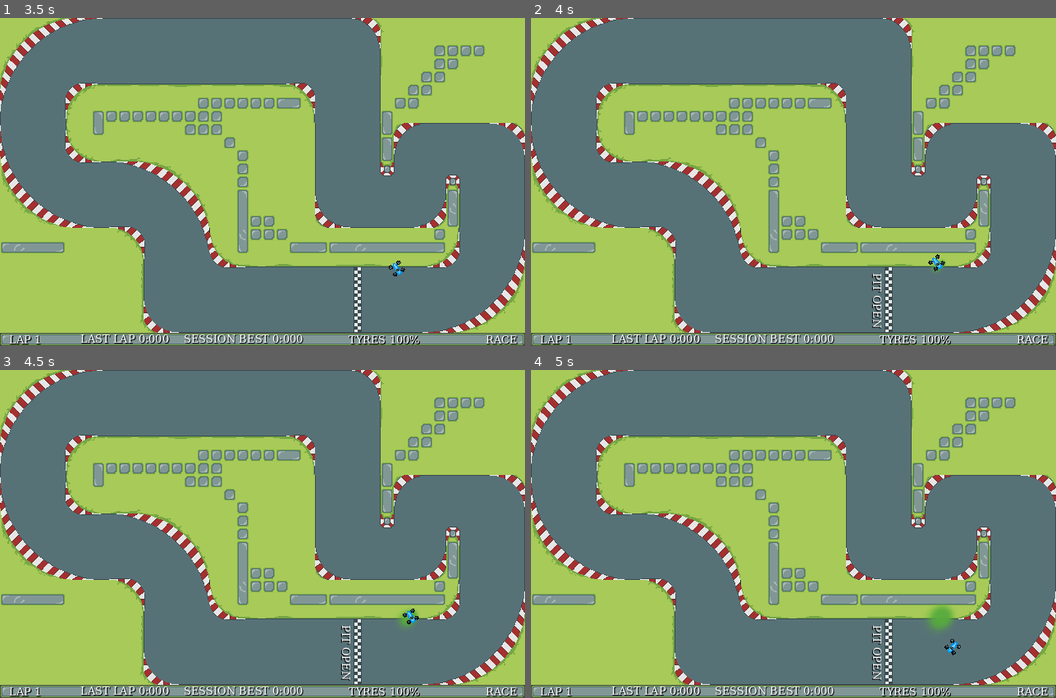
Above: before the commit, frames 1-4 (two rows, left to right).
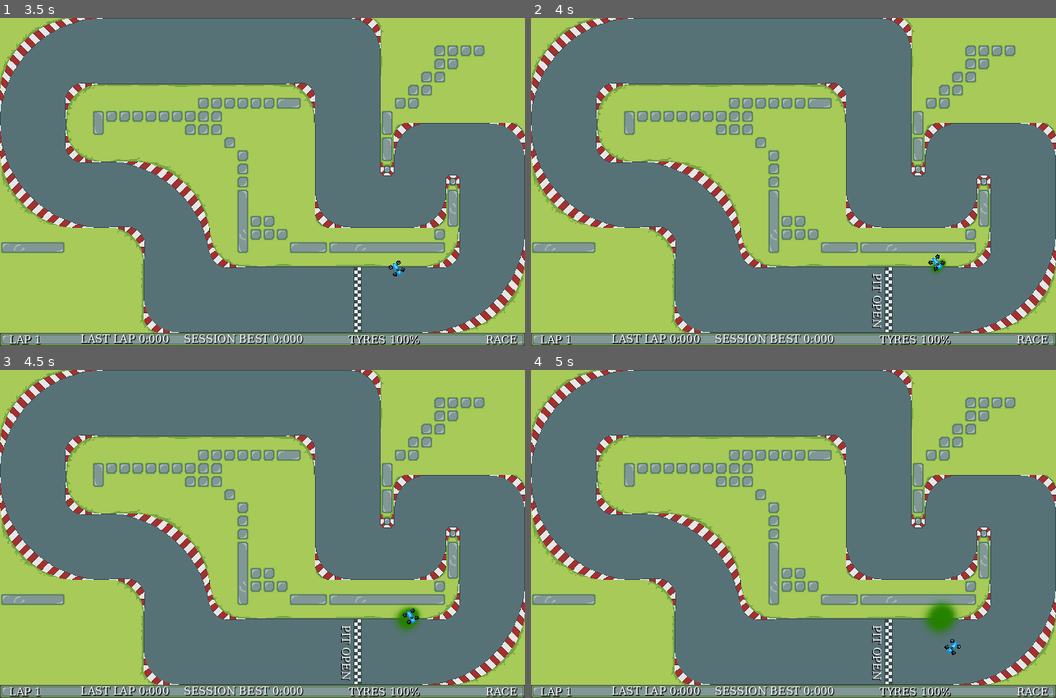
Above: after the commit, the same moments.

Repository: itjope/slide-on-slicks
Game: Godot game, scene res://world.tscn
The game is run twice, just before and just after one commit, with the same random seed, the same clock (stepped at 60 frames per second) and the same inputs.
Inputs:
- Up to frame 1 (3.5 s): tap Enter (enter) at 0.5, 2.1, 2.75 s; hold Up (accelerate) 0.53-1.25 s; hold Down (break) 0.53-1.25 s; click "Host" at 1.25 s; tap Space (kryckan) at 2 s; hold Up (accelerate) 2.03-2.78 s; hold Left (steerLeft) from 2.78 s (still down); hold Space (kryckan) from 2.78 s (still down)
- Up to frame 2 (4 s): keep holding Left (steerLeft); release Space (kryckan) at 3.53 s; tap P (togglePit) at 3.6 s
- Up to frame 3 (4.5 s): keep holding Left (steerLeft); hold Down (break) from 4.28 s (still down)
- Up to frame 4 (5 s): keep holding Left (steerLeft); keep holding Down (break)

Frame 1 is identical in both runs. In frame 2, less than 0.1% of the frame differs, in the area x 75-80%, y 73-79%; in frame 3, 0.3%; in frame 4, 0.5%, in the area x 74-82%, y 70-81%.

Commit message:
Sync weather between players and added dark sky when raining

Diff:
--- a/car.gd
+++ b/car.gd
@@ -40,20 +40,25 @@
 enum tyre_types {SOFT, MEDIUM, HARD, WET}
 var current_tyre = tyre_types.MEDIUM
 
-#@onready var animation_node_blue = $Smoothing2D/AnimatedSpriteBlue
-#@onready var animation_node_pink = $Smoothing2D/AnimatedSpritePink
+enum weather_conditons {SUN, LIGHTRAIN, RAIN, WET}
+var current_weather = weather_conditons.SUN
+
 @onready var animation_node = $Smoothing2D/AnimatedSprite
 
-#@onready var animation_node = car_animations.blue
 @onready var collision_shape = $CollisionShape2D
 @onready var grass_particles_left = $GrassParticlesLeft
 @onready var grass_particles_right = $GrassParticlesRight
+@onready var water_particles_left = $WaterParticlesLeft
+@onready var water_particles_right = $WaterParticlesRight
 @onready var player_nick_label = $PlayerNickLabel
 @onready var audio_player = $AudioStreamPlayer2D
 @onready var audio_listener = $AudioListener2D
 
 @export var emit_grass_left = false
 @export var emit_grass_right = false
+
+@export var emit_water_left = false
+@export var emit_water_right = false
 
 @export var inputs = {
 	"steerLeft": false,
@@ -75,7 +80,6 @@
 	player_nick_label.text = player_nick
 	audio_listener.make_current()
 	update_tyre(current_tyre)
-	#animation_node.set_animation(car_animation_color)
 
 func update_tyre(tyre):
 	current_tyre = tyre
@@ -83,6 +87,11 @@
 	traction_fast = fast_tractions_by_tyre[tyre]
 	traction_slow = slow_tractions_by_tyre[tyre]
 
+func update_weather(weather):
+	current_weather = weather
+	if surface == surfaces.TARMAC:
+		emit_water_left = true
+		emit_water_right = true
 
 func _input(event):
 	if event.is_pressed() && event.as_text() == "N":
@@ -220,8 +229,6 @@
 	collision_shape.disabled = false
 	animation_node.self_modulate = Color(1, 1, 1, 1)
 
-	print_debug("Exit pit ", tyre)
-
 func race_restart():
 	race_state = race_states.GRID
 	rotation = 0
@@ -245,9 +252,18 @@
 		if is_multiplayer_authority():
 			emit_grass_left = false
 			emit_grass_right = false
+			emit_water_left = false
+			emit_water_right = false
 
 	grass_particles_left.emitting = emit_grass_left
 	grass_particles_right.emitting = emit_grass_right
+
+	if current_weather == weather_conditons.RAIN or current_weather == weather_conditons.WET:
+		water_particles_left.emitting = emit_water_left
+		water_particles_right.emitting = emit_water_right
+	else:
+		water_particles_left.emitting = false
+		water_particles_right.emitting = false
 
 	if is_multiplayer_authority():
 		tyre_health_changed.emit(traction_slow / slow_tractions_by_tyre[current_tyre])
@@ -318,17 +334,21 @@
 		for a in area.get_overlapping_areas():
 			if a.name == "LeftWheels":
 				emit_grass_left = true
+				emit_water_left = false
 			if a.name == "RightWheels":
-				emit_grass_right= true
+				emit_grass_right = true
+				emit_water_right = false
 
 func _on_right_weel_area_exited(area):
 	if area.name == "Grass":
 		emit_grass_right = false
+		emit_water_right = true
 
 
 func _on_left_wheel_area_exited(area):
 	if area.name == "Grass":
 		emit_grass_left = false
+		emit_water_left = true
 
 
 func _on_all_wheels_area_entered(area):
--- a/player.tscn
+++ b/player.tscn
@@ -340,6 +340,7 @@
 curve = SubResource("Curve_wo2nd")
 
 [sub_resource type="ParticleProcessMaterial" id="ParticleProcessMaterial_ayyx8"]
+lifetime_randomness = 0.31
 particle_flag_disable_z = true
 direction = Vector3(-100, 1, 2.08165e-12)
 spread = 8.88
@@ -348,7 +349,6 @@
 scale_min = 2.74
 scale_max = 5.48
 scale_curve = SubResource("CurveTexture_4oof4")
-color = Color(0.345098, 0.666667, 0.239216, 0.356863)
 color_ramp = SubResource("GradientTexture1D_ntv5f")
 turbulence_noise_strength = 2.75
 
@@ -417,6 +417,7 @@
 
 [node name="GrassParticlesLeft" type="GPUParticles2D" parent="."]
 modulate = Color(1, 1, 1, 0.380392)
+self_modulate = Color(0.145098, 0.505882, 0, 0.690196)
 position = Vector2(-4, -6)
 emitting = false
 amount = 300
@@ -428,6 +429,7 @@
 
 [node name="GrassParticlesRight" type="GPUParticles2D" parent="."]
 modulate = Color(1, 1, 1, 0.380392)
+self_modulate = Color(0.145098, 0.505882, 0, 0.690196)
 position = Vector2(-4, 6)
 emitting = false
 amount = 300
@@ -436,6 +438,28 @@
 lifetime = 2.11
 randomness = 0.12
 trail_lifetime = 0.9
+
+[node name="WaterParticlesLeft" type="GPUParticles2D" parent="."]
+modulate = Color(1, 1, 1, 0.380392)
+self_modulate = Color(1, 1, 1, 0.156863)
+position = Vector2(1, -6)
+emitting = false
+amount = 150
+process_material = SubResource("ParticleProcessMaterial_ayyx8")
+texture = ExtResource("6_243na")
+lifetime = 0.5
+randomness = 0.21
+
+[node name="WaterParticlesRight" type="GPUParticles2D" parent="."]
+modulate = Color(1, 1, 1, 0.380392)
+self_modulate = Color(1, 1, 1, 0.156863)
+position = Vector2(1, 6)
+emitting = false
+amount = 150
+process_material = SubResource("ParticleProcessMaterial_ayyx8")
+texture = ExtResource("6_243na")
+lifetime = 0.5
+randomness = 0.21
 
 [node name="PlayerNickLabel" type="Label" parent="."]
 visible = false
--- a/world.gd
+++ b/world.gd
@@ -17,6 +17,8 @@
 @onready var championshipGrid = $RaceCompleted/PanelContainer/MarginContainer/VBoxContainer/GridContainerChampionship
 @onready var race_settings = $RaceSettings
 @onready var pit_wrapper = $PitWrapper
+@onready var rain_puddles = $RainPuddles
+@onready var rain_canvas = $RainCanvas
 
 # Race settings meny
 @onready var raceMenu = $RaceSettings/RaceMenu
@@ -43,6 +45,9 @@
 var pit_is_open: bool = false
 var current_track_index:int = -1
 
+enum weather_conditons {SUN, LIGHTRAIN, RAIN, WET}
+var current_weather = weather_conditons.SUN
+var weather_shift_timer = Timer.new()
 
 var raceCompledPlayers = []
 var playerChampionshipPoints = {}
@@ -52,6 +57,7 @@
 	3: 4,
 	4: 3
 }
+var rain_tween = null
 
 func _ready():
 	#if OS.is_debug_build():
@@ -69,16 +75,29 @@
 	if OS.get_cmdline_args().has("--server"):
 		createServer()
 
+	if multiplayer.is_server():
+		add_child(weather_shift_timer)
+		weather_shift_timer.connect("timeout", _on_weather_timeout)
+
 func init_pit():
 	pit_node = PitScene.instantiate()
 	pit_node.visible = false
 	pit_node.pit_stop_completed.connect(pit_completed)
 	pit_wrapper.add_child(pit_node)
 
+func _on_weather_timeout():
+	if current_weather == weather_conditons.WET:
+		current_weather = weather_conditons.SUN
+	else:
+		current_weather += 1
+
+	set_weather.rpc(current_weather)
+	set_weather_timeout()
+
 func pit_completed(tyre_type):
-	print_debug("pit completed", tyre_type)
 	pit_node.visible = false
 	toggle_pit()
+
 	for player in networkNode.get_children():
 		player.exit_pit(tyre_type)
 
@@ -103,7 +122,6 @@
 
 func on_lap_completed(player_nick: String):
 	raceInfoNode.lap_completed(player_nick)
-	print_debug("lap_completed")
 	if pit_is_open:
 		pit_node.visible = true
 		for player in networkNode.get_children():
@@ -137,7 +155,17 @@
 		gridPositions.append(grid_node.global_position)
 
 func _process(delta):
-	pass
+	if current_weather == weather_conditons.LIGHTRAIN or current_weather == weather_conditons.RAIN:
+		rain_puddles.emitting = true
+	else:
+		rain_puddles.emitting = false
+
+	if current_weather == weather_conditons.LIGHTRAIN:
+		rain_puddles.amount = 7
+
+	if current_weather == weather_conditons.RAIN:
+		rain_puddles.amount = 100
+
 
 func _input(event):
 	if (mainMenu.visible): return
@@ -164,6 +192,30 @@
 
 		multiplayer.multiplayer_peer = enetPeer
 
+@rpc("authority", "call_local", "reliable")
+func set_weather(weather):
+	if rain_tween:
+		rain_tween.kill()
+
+	current_weather = weather
+	for player in networkNode.get_children():
+		player.update_weather(weather)
+
+	if current_weather == weather_conditons.LIGHTRAIN:
+		rain_tween = get_tree().create_tween()
+		rain_tween.tween_property(rain_canvas, "color", Color(0.834, 0.899, 0.994, 0.92), 3)
+		rain_tween.play()
+
+	if current_weather == weather_conditons.RAIN:
+		rain_tween = get_tree().create_tween()
+		rain_tween.tween_property(rain_canvas, "color", Color(0.671, 0.8, 0.988, 0.929), 3)
+		rain_tween.play()
+
+	if current_weather == weather_conditons.WET:
+		rain_tween = get_tree().create_tween()
+		rain_tween.tween_property(rain_canvas, "color", Color.WHITE, 3)
+		rain_tween.play()
+
 @rpc("any_peer")
 func set_grid_pos(peerId: String, pos: int):
 	for player in networkNode.get_children():
@@ -175,6 +227,14 @@
 	for player in networkNode.get_children():
 		if player.name == peerId:
 			player.car_animation_color = color
+
+func set_weather_timeout():
+	weather_shift_timer.stop()
+	var from = 2 #seconds
+	var to = 10 #seconds
+	var next_weather_in = randi() % (to - from + 1) + from
+	weather_shift_timer.wait_time = next_weather_in
+	weather_shift_timer.start()
 
 @rpc("any_peer")
 func race_restart(numberOfLaps: int, track_index: int):
@@ -195,6 +255,11 @@
 
 	await get_tree().create_timer(6).timeout
 	lights.queue_free()
+
+	if multiplayer.is_server():
+		set_weather_timeout()
+
+
 
 @rpc("any_peer")
 func race_completed(playerState):
@@ -261,6 +326,8 @@
 
 		cp += 1
 
+	if multiplayer.is_server():
+		weather_shift_timer.stop()
 
 @rpc("any_peer")
 func player_nick_update(peerId: String, nick: String):
--- a/world.tscn
+++ b/world.tscn
@@ -1,8 +1,9 @@
-[gd_scene load_steps=17 format=3 uid="uid://1xpslghvss7h"]
+[gd_scene load_steps=20 format=3 uid="uid://1xpslghvss7h"]
 
 [ext_resource type="Script" path="res://world.gd" id="1_f8kds"]
 [ext_resource type="Texture2D" uid="uid://be8i1155my3rt" path="res://splash.png" id="2_rhbwk"]
 [ext_resource type="Script" path="res://RaceInfo.gd" id="4_73etn"]
+[ext_resource type="Texture2D" uid="uid://drtn78x5fd4h8" path="res://rainpuddle-animated.png" id="4_iqic0"]
 
 [sub_resource type="RectangleShape2D" id="RectangleShape2D_0ddpk"]
 size = Vector2(32.75, 676)
@@ -27,6 +28,21 @@
 
 [sub_resource type="OccluderPolygon2D" id="OccluderPolygon2D_tmch0"]
 polygon = PackedVector2Array(-2, 127, 20, 161, 42, 178, 48, 185, 69, 193, 144, 195, 245, 202, 319, 203, 336, 202, 345, 195, 359, 191, 369, 191, 371, 201, 372, 211, 370, 218, 360, 221, 325, 223, 191, 215, 25, 215, 18, 217, 14, 230, 5, 247, 1, 263, -5, 278)
+
+[sub_resource type="CanvasItemMaterial" id="CanvasItemMaterial_m7bko"]
+particles_animation = true
+particles_anim_h_frames = 2
+particles_anim_v_frames = 3
+particles_anim_loop = true
+
+[sub_resource type="ParticleProcessMaterial" id="ParticleProcessMaterial_ofhjg"]
+particle_flag_disable_z = true
+emission_shape = 3
+emission_box_extents = Vector3(320, 200, 1)
+spread = 46.504
+gravity = Vector3(2.08165e-12, 2.08165e-12, 2.08165e-12)
+anim_speed_min = 0.84
+anim_speed_max = 0.84
 
 [sub_resource type="SystemFont" id="SystemFont_a2q2o"]
 font_names = PackedStringArray("Monospace")
@@ -256,7 +272,19 @@
 visible = false
 color = Color(0.113725, 0.392157, 0.776471, 1)
 
+[node name="RainCanvas" type="CanvasModulate" parent="."]
+
 [node name="tracks" type="Node2D" parent="."]
+
+[node name="RainPuddles" type="GPUParticles2D" parent="."]
+self_modulate = Color(1, 1, 1, 0.4)
+material = SubResource("CanvasItemMaterial_m7bko")
+position = Vector2(342, 188)
+amount = 55
+process_material = SubResource("ParticleProcessMaterial_ofhjg")
+texture = ExtResource("4_iqic0")
+explosiveness = 0.19
+randomness = 0.06
 
 [node name="RaceInfo" type="CanvasLayer" parent="."]
 script = ExtResource("4_73etn")
Binary file added: rainpuddle-animated.png
Not shown, added: rainpuddle-animated.png.import
